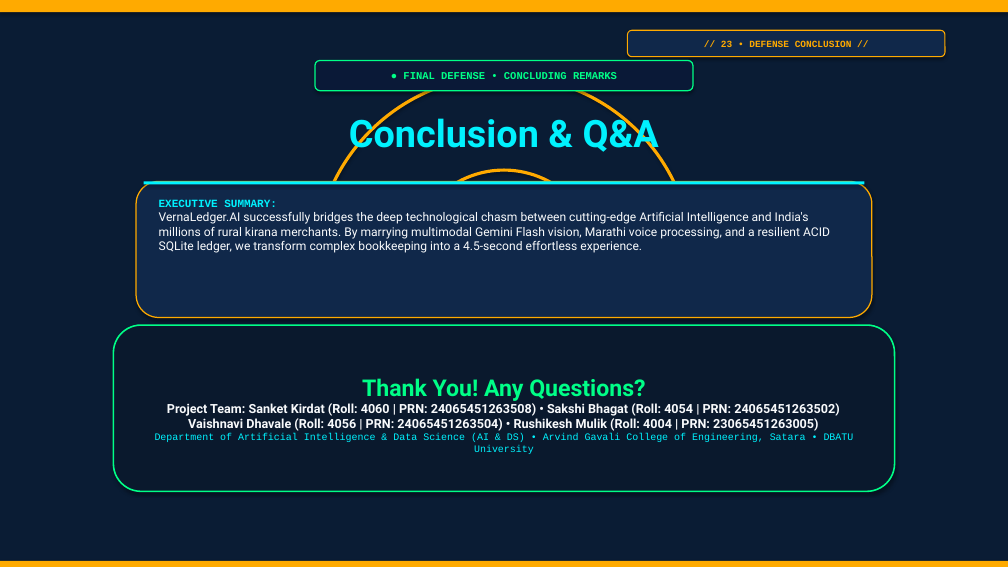
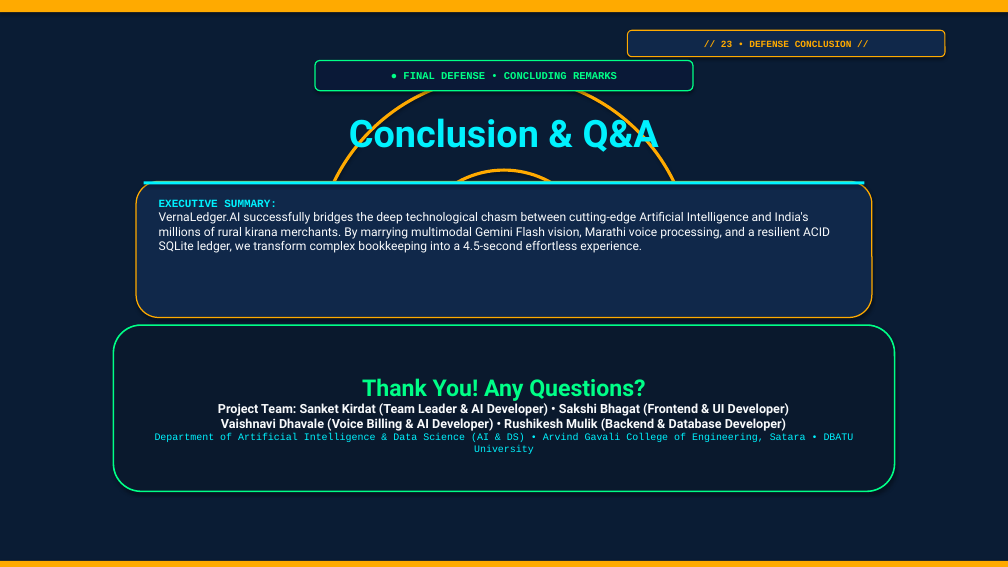
Before and after one commit to sanketkirdat08-cmd/vernaledger-ai, a slide deck: slide 23 of VERNALEDGER_AI_MERCHANT_PRO_PRESENTATION.pptx. Drawn at 1008x567 pixels with LibreOffice and Linux fonts; fonts in the diff are those of the drawing. Boxes give left, top, right and bottom in pixels: in the first picture for what was removed or moved away, otherwise in the second. Text is boxed around its words. In the diff, an @@ line names an element or a change of style, - is before the commit and + after.

Commit message:
docs(team): simplify student roles to standard, clear, and easy-to-explain designations across all documents and app

```diff
--- a/VERNALEDGER_AI_MERCHANT_PRO_PRESENTATION.pptx
+++ b/VERNALEDGER_AI_MERCHANT_PRO_PRESENTATION.pptx
@@ text in rounded rectangle at box(218, 403, 789, 431): text changed @@
-Project Team: Sanket Kirdat (Roll: 4060 | PRN: 24065451263508) • Sakshi Bhagat (Roll: 4054 | PRN: 24065451263502)
-Vaishnavi Dhavale (Roll: 4056 | PRN: 24065451263504) • Rushikesh Mulik (Roll: 4004 | PRN: 23065451263005)
+Project Team: Sanket Kirdat (Team Leader & AI Developer) • Sakshi Bhagat (Frontend & UI Developer)
+Vaishnavi Dhavale (Voice Billing & AI Developer) • Rushikesh Mulik (Backend & Database Developer)
```
Also in this commit, not shown: 1 other slide changed, 22 other files.
